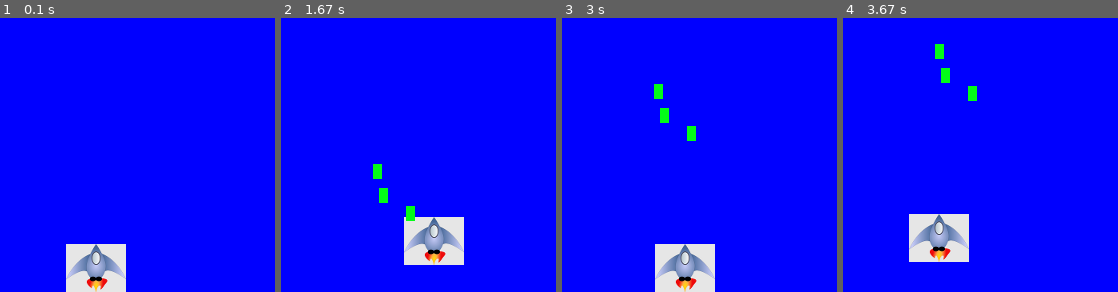
Above: before the commit, frames 1-4 (left to right).
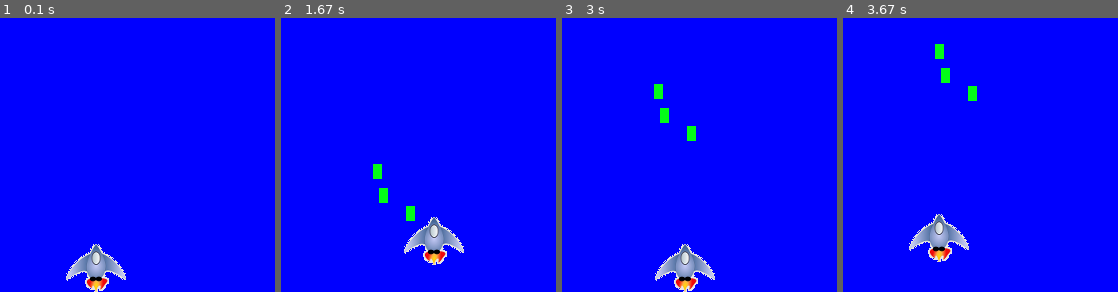
Above: after the commit, the same moments.

Repository: tracieseverson/alien_invasion
Game: pygame game, started from alien_invasion.py
The game is run twice, just before and just after one commit, with the same random seed, the same clock (stepped at 60 frames per second) and the same inputs.
Inputs:
- Up to frame 1 (0.1 s): no input
- Up to frame 2 (1.67 s): tap Space at 0.33, 0.73, 1.03, 1.23, 1.57 s; hold Right 0.67-1.13 s; hold Up 1.17-1.47 s; hold Right from 1.5 s (still down)
- Up to frame 3 (3 s): tap Space at 1.87, 2.07, 2.37, 2.63, 2.97 s; release Right at 1.97 s; hold Left 2-2.53 s; hold Down 2.57-2.87 s; hold Left from 2.9 s (still down)
- Up to frame 4 (3.67 s): tap Space at 3.27, 3.4 s; release Left at 3.3 s; hold Up from 3.33 s (still down)
The pictures show only the part of the screen within x 45-95%, y 50-100%; the shares and areas given below are measured in that part.

The runs differ from the first frame. In frame 1, 2.0% of the frame differs, in the area x 24-46%, y 82-100%; in frame 2, 2.0%; in frame 3, 2.0%; in frame 4, 2.0%.

Commit message:
updated ship Class

Diff:
--- /dev/null
+++ b/Alien Invasion Homework_1/Grace.py
@@ -0,0 +1,88 @@
+import pygame
+import sys
+import time
+
+
+class Picture():
+    def __init__(self, screen):
+        self.screen = screen
+        self.screen_rect = screen.get_rect()
+        self.image = pygame.image.load('ship.bmp')
+        self.rect = self.image.get_rect()
+        self.rect.center = self.screen.get_rect().center
+        #self.rect.center = self.screen_rect().center
+        self.moving_right = False
+        self.moving_left = False
+        self.moving_up = False
+        self.moving_down = False
+        #self.ship_speed = 1.5
+        self.x = float(self.rect.x)
+        self.y = float(self.rect.y)
+
+    def draw(self):
+        screen.fill((0, 0, 255))
+        self.screen.blit(self.image, self.rect)
+        pygame.display.flip()
+
+    def run_game(self):
+        while True:
+            ship.check_events()
+            ship.updates()
+            ship.draw()
+
+    def updates(self):
+        #self.x += self.ship_speed
+        #self.x -= self.ship_speed
+        #self.rect.x = self.x
+        if self.moving_right:
+            self.x += ship_speed
+            #self.rect.x += 1
+        if self.moving_left:
+            self.x -= ship_speed
+            #self.rect.x -= 1
+        if self.moving_up:
+            self.y -= ship_speed
+            #self.rect.x += 1
+        if self.moving_down:
+            self.y += ship_speed
+            #self.rect.x -= 1
+        #self.x += self.ship_speed
+        #self.x -= self.ship_speed
+        self.rect.x = self.x
+        self.rect.y = self.y
+
+    def check_events(self):
+        #while True:
+        for event in pygame.event.get():
+            if event.type == pygame.QUIT:
+                sys.exit()
+            elif event.type == pygame.KEYDOWN:
+                if event.key == pygame.K_RIGHT:
+                    self.moving_right = True
+                elif event.key == pygame.K_LEFT:
+                    self.moving_left = True
+                elif event.key == pygame.K_UP:
+                    #self.moving_right = True
+                     self.moving_up = True
+                elif event.key == pygame.K_DOWN:
+                     self.moving_down = True
+            elif event.type == pygame.KEYUP:
+                if event.key == pygame.K_RIGHT:
+                    self.moving_right = False
+                elif event.key == pygame.K_LEFT:
+                    self.moving_left = False
+                elif event.key == pygame.K_UP:
+                    #self.moving_right = False
+                    self.moving_up = False
+                elif event.key == pygame.K_DOWN:
+                    #self.moving_right = False
+                    self.moving_down = False
+
+
+pygame.init()
+
+screen = pygame.display.set_mode((600, 400))
+screen.fill((0, 0, 255))
+ship = Picture(screen)
+ship_speed = 0.5
+ship.run_game()
--- a/Alien Invasion Homework_1/Rocket.py
+++ b/Alien Invasion Homework_1/Rocket.py
@@ -81,6 +81,12 @@
         self.screen.blit(self.image, self.rect)
         pygame.display.flip()
 
+    def run_game(self):
+        while True:
+            my_character.check_events()
+            my_character.update()
+            my_character.draw()
+
 
 # Initializing Pygame
 pygame.init()
@@ -99,9 +105,11 @@
 
 ship_speed = 0.5
 
-while True:
-    my_character.check_events()
-    my_character.update()
-    my_character.draw()
+my_character.run_game()
+
+#while True:
+#    my_character.check_events()
+#    my_character.update()
+#    my_character.draw()
 
 # time.sleep(10)
--- a/ship.py
+++ b/ship.py
@@ -10,8 +10,8 @@
         self.screen_rect = ai_game.screen.get_rect()
 
         # Load the ship image and get its rect.
-        self.image = pygame.image.load('images/ship.bmp').convert_alpha()
-        #self.image.set_colorkey((0, 230, 230))
+        self.image = pygame.image.load('images/ship.bmp').convert()
+        self.image.set_colorkey((230, 230, 230))
         self.rect = self.image.get_rect()
         # Start each new ship at the bottom center of the screen
         self.rect.midbottom = self.screen_rect.midbottom
--- /dev/null
+++ b/show_events.py
@@ -0,0 +1,11 @@
+import pygame
+import time
+
+pygame.init()
+
+screen = pygame.display.set_mode((500, 500))
+
+while True:
+    new_event = pygame.event.get()
+    print(new_event)
+    time.sleep(1)
